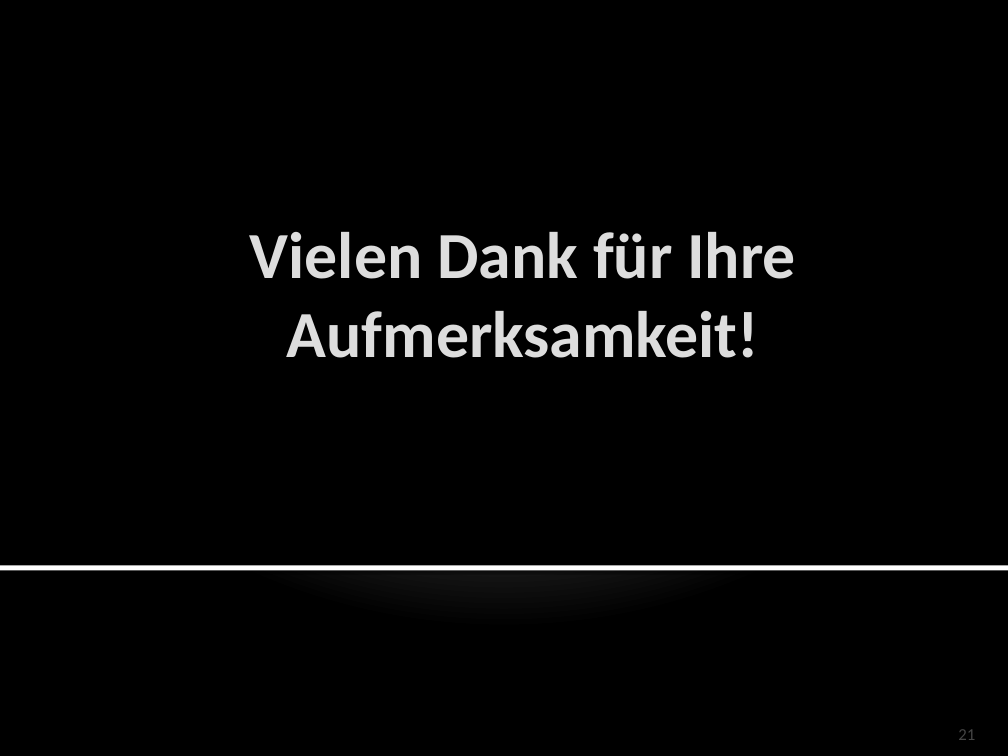
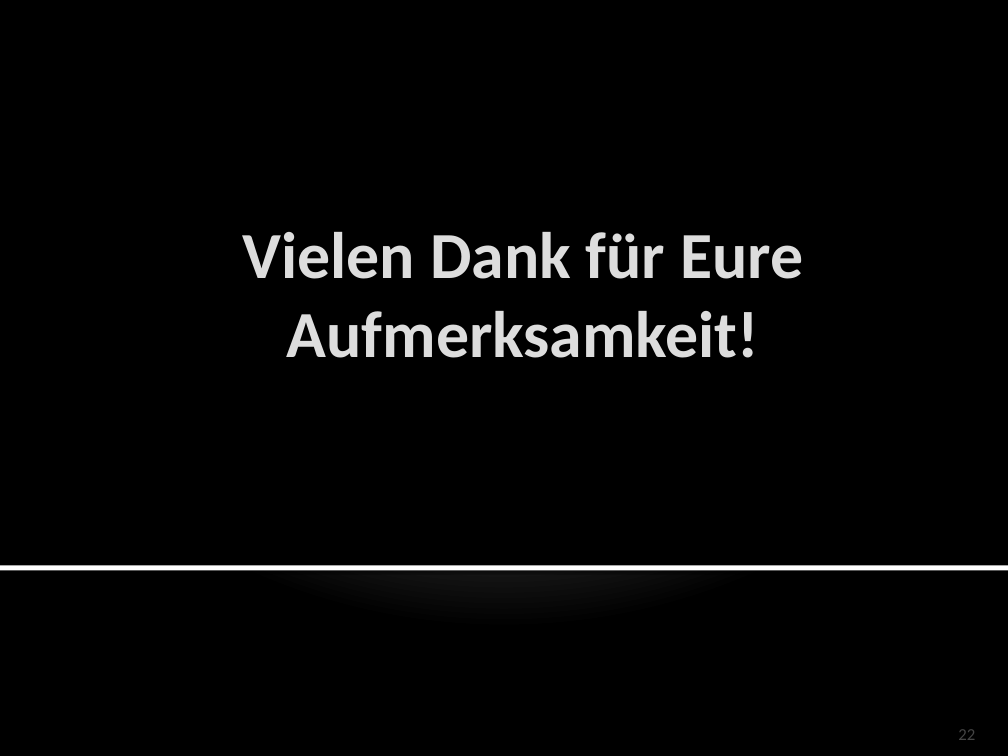
Before and after one commit to Xjs/robotik, a slide deck: slide 22 of GPS auf Rädern.pptx (slide 21 before the commit). Drawn at 1008x756 pixels with LibreOffice and Linux fonts; fonts in the diff are those of the drawing. Boxes give left, top, right and bottom in pixels: in the first picture for what was removed or moved away, otherwise in the second. Text is boxed around its words. In the diff, an @@ line names an element or a change of style, - is before the commit and + after.

```diff
--- a/GPS auf Rädern.pptx
+++ b/GPS auf Rädern.pptx
@@ title at bbox=[243, 232, 803, 358]: text changed @@
-Vielen Dank für Ihre Aufmerksamkeit!
+Vielen Dank für Eure Aufmerksamkeit!
@@ page number at bbox=[958, 729, 975, 740]: text changed @@
-21
+22
```
Also in this commit, not shown: 1 other slide changed, 1 slide added.
